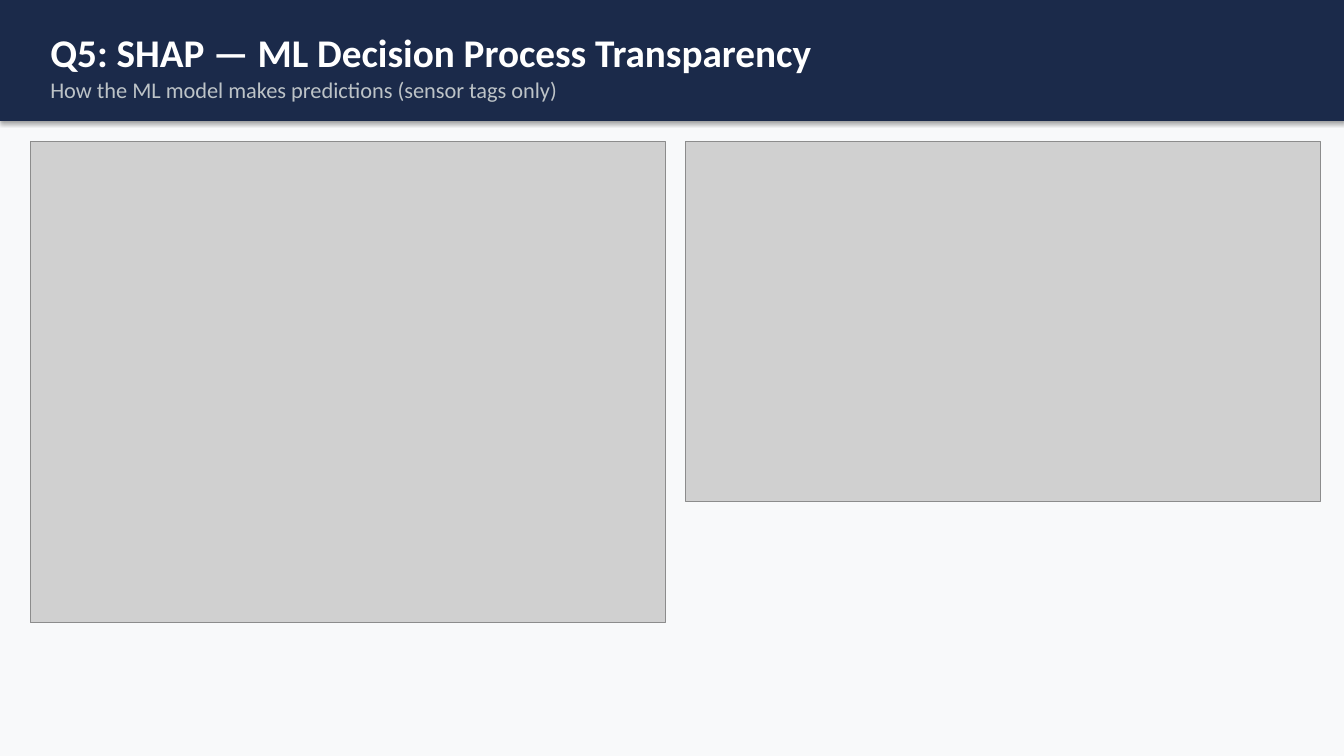
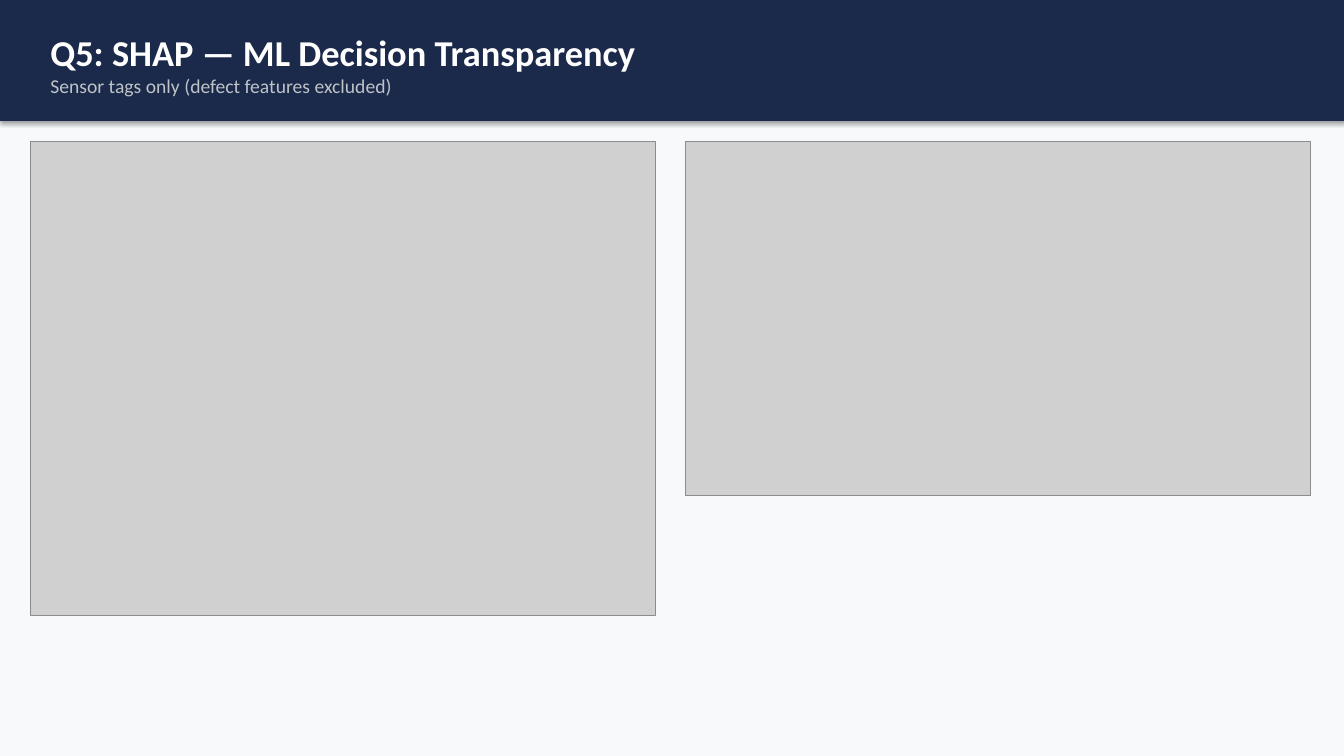
Before and after one commit to pathcosmos/steel_grade_iqr_analysis_v2, a slide deck: slide 8 of 0330_additional/0330_DH_Steel_IBA_Analysis_Report.pptx. Drawn at 1344x756 pixels with LibreOffice and Linux fonts; fonts in the diff are those of the drawing; grey boxes stand for pictures. Boxes give left, top, right and bottom in pixels: in the first picture for what was removed or moved away, otherwise in the second. Text is boxed around its words. In the diff, an @@ line names an element or a change of style, - is before the commit and + after.

```diff
--- a/0330_additional/0330_DH_Steel_IBA_Analysis_Report.pptx
+++ b/0330_additional/0330_DH_Steel_IBA_Analysis_Report.pptx
@@ text in rectangle at (50,40,636,97): text changed; size 16 to 14 pt @@
-Q5: SHAP — ML Decision Process Transparency
-How the ML model makes predictions (sensor tags only)
+Q5: SHAP — ML Decision Transparency
+Sensor tags only (defect features excluded)
@@ picture: place and size @@
-picture at (30,141,665,623)
+picture at (30,141,655,615)
@@ picture: place and size @@
-picture at (686,141,1321,501)
+picture at (686,141,1311,496)
```
Also in this commit, not shown: 16 other slides changed.
